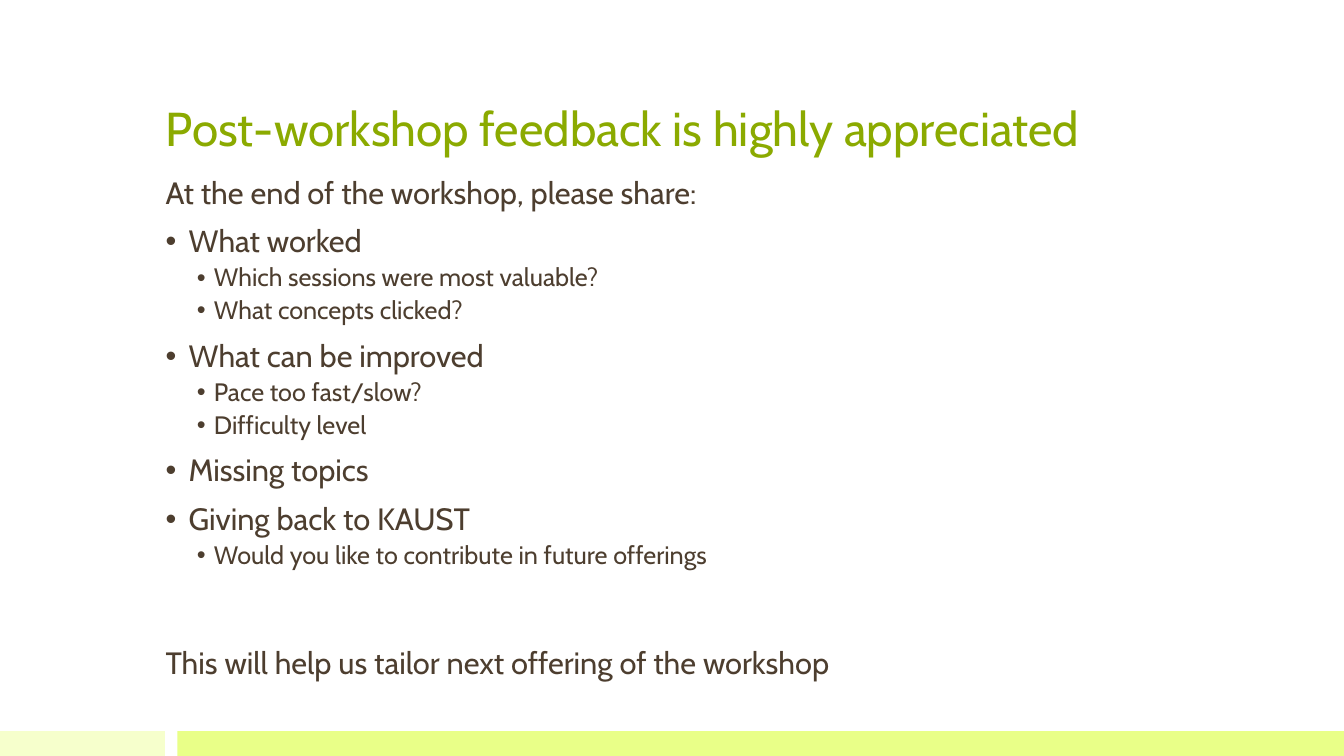
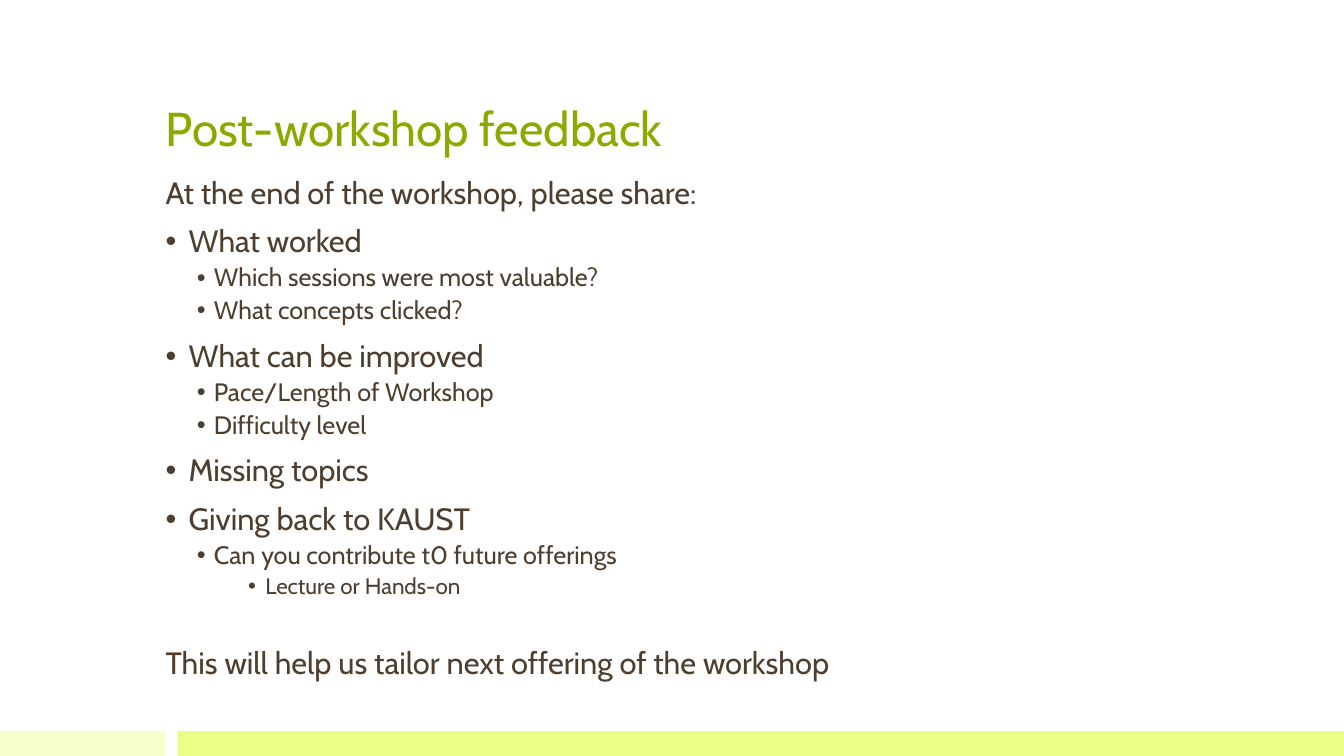
Before and after one commit to bioinfo-kaust/gfm-workshop, a slide deck: slide 7 of lecture_slides/00_workshop_introduction.pptx. Drawn at 1344x756 pixels with LibreOffice and Linux fonts; fonts in the diff are those of the drawing. Boxes give left, top, right and bottom in pixels: in the first picture for what was removed or moved away, otherwise in the second. Text is boxed around its words. In the diff, an @@ line names an element or a change of style, - is before the commit and + after.

Commit message:
Update workshop introduction slide

```diff
--- a/lecture_slides/00_workshop_introduction.pptx
+++ b/lecture_slides/00_workshop_introduction.pptx
@@ title at (166, 110, 662, 157): text changed @@
-Post-workshop feedback is highly appreciated
+Post-workshop feedback
@@ text at (214, 382, 494, 407): text changed @@
-  • Pace too fast/slow?
+  • Pace/Length of Workshop
@@ text at (214, 545, 617, 595): text changed @@
-  • Would you like to contribute in future offerings
+  • Can you contribute t0 future offerings
+      • Lecture or Hands-on
```
Also in this commit, not shown: 4 other slides changed.
